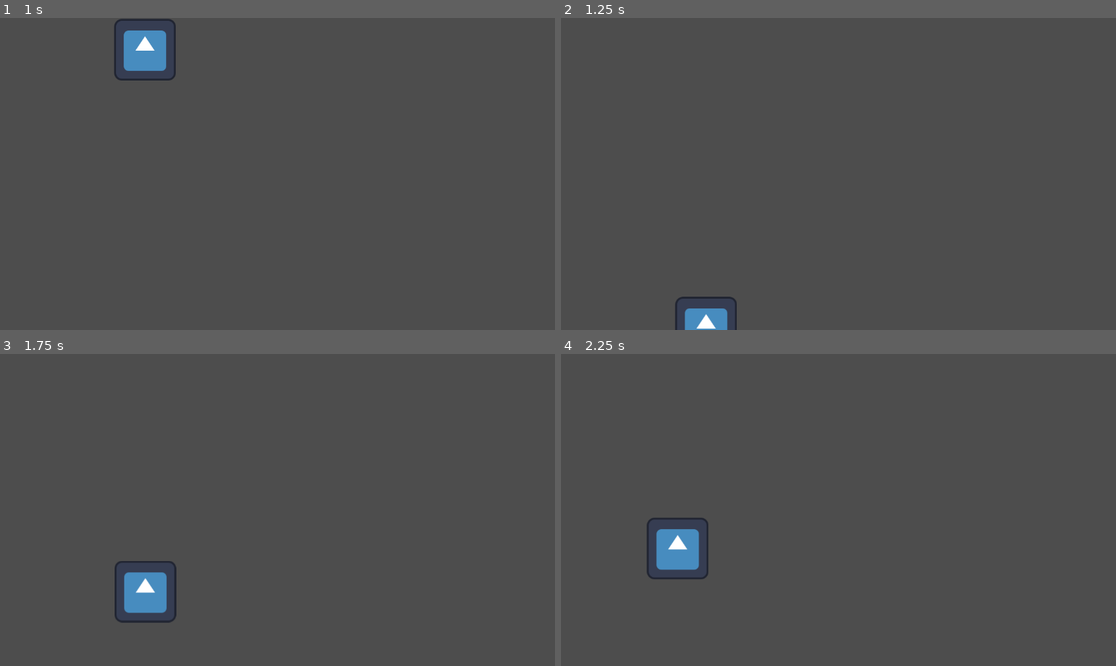
Above: before the commit, frames 1-4 (two rows, left to right).
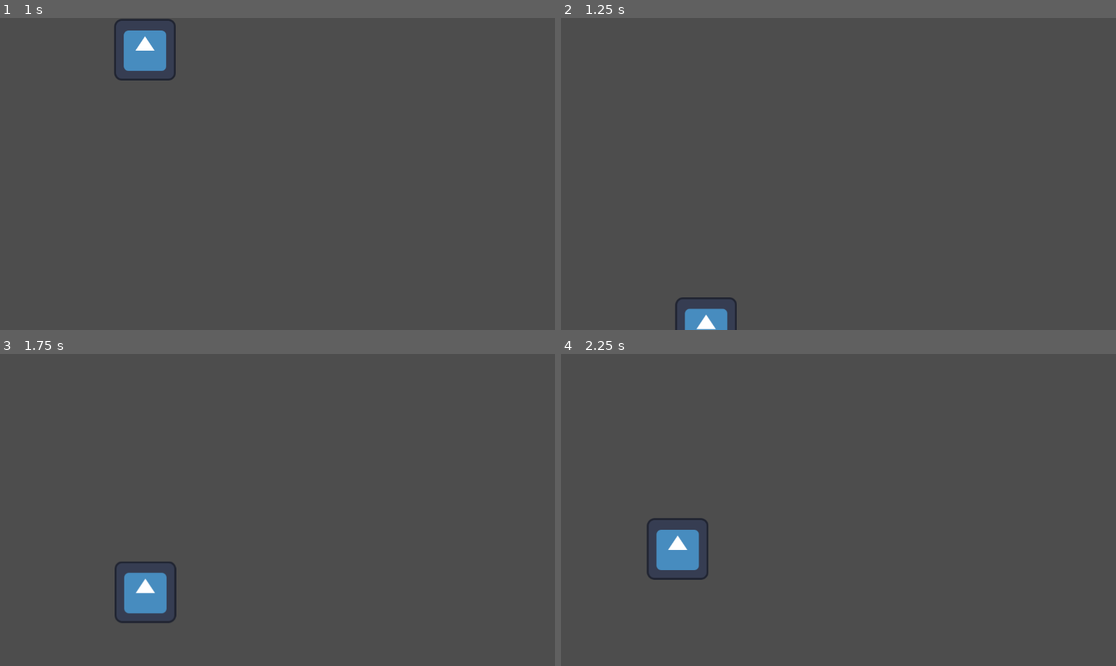
Above: after the commit, the same moments.

Repository: Mario-King-64/SunCreamer
Game: Godot game, scene res://Map/map.tscn
Two runs of this game, one before a commit and one after it. Both use one fixed random seed, a clock stepped at 60 frames per second and the inputs below. The engine's default icon, where the game draws it, is replaced by a stand-in: a white triangle on a blue panel in a dark square.
Inputs:
- Up to frame 1 (1 s): tap Enter at 0.5 s; hold Up (up) from 0.53 s (still down)
- Up to frame 2 (1.25 s): keep holding Up (up)
- Up to frame 3 (1.75 s): keep holding Up (up)
- Up to frame 4 (2.25 s): release Up (up) at 2.03 s; hold Left (left) from 2.03 s (still down)

Frame 1 is identical in both runs. In frame 2, less than 0.1% of the frame differs, in the area x 21-31%, y 89-100%; in frame 3, 0.1%, in the area x 21-31%, y 66-84%; in frame 4, less than 0.1%.

Commit message:
Screen Size Edited

Diff:
--- a/Map/map.gd
+++ b/Map/map.gd
@@ -28,7 +28,7 @@
 		$Logo.pos.y = 0
 
 	if $Logo.position.y < 0:
-		$Logo.pos.y = 648
+		$Logo.pos.y = 649
 
 	if Input.is_action_pressed("left"):
 		$Logo.pos.x -= $Logo.speed * delta
